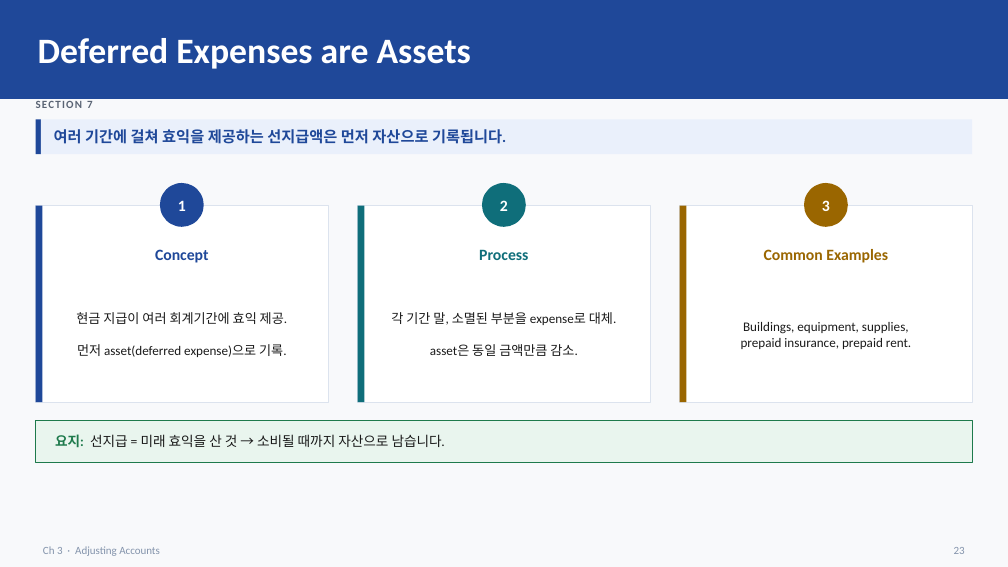
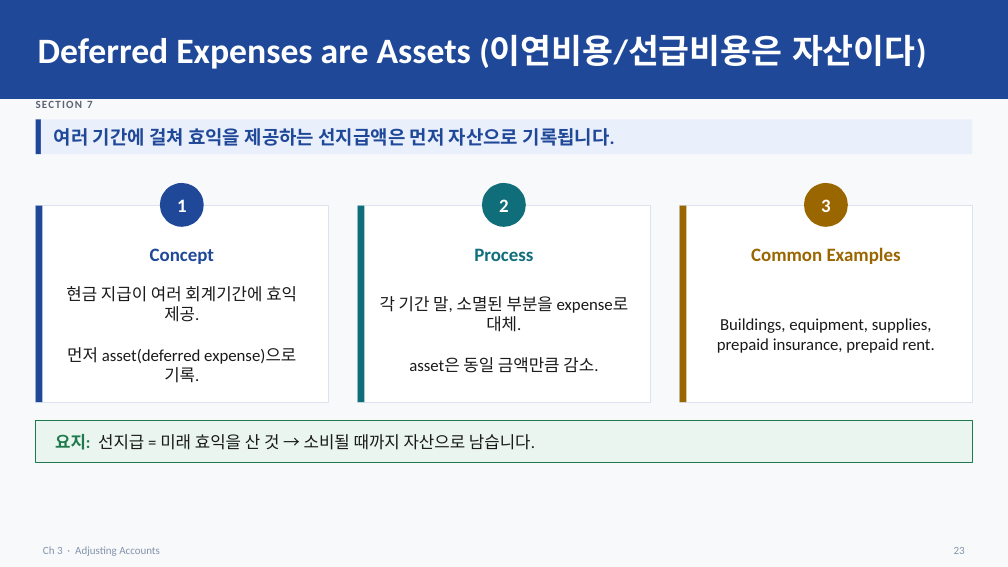
Before and after one commit to keejae/financial-accounting, a slide deck: slide 25 of files/week2/korean/Wk2_L5_slides.pptx (slide 26 before the commit). Drawn at 1008x567 pixels with LibreOffice and Linux fonts; fonts in the diff are those of the drawing. Boxes give left, top, right and bottom in pixels: in the first picture for what was removed or moved away, otherwise in the second. Text is boxed around its words. In the diff, an @@ line names an element or a change of style, - is before the commit and + after.

```diff
--- a/files/week2/korean/Wk2_L5_slides.pptx
+++ b/files/week2/korean/Wk2_L5_slides.pptx
@@ text at bbox=[38, 34, 926, 69]: text changed @@
-Deferred Expenses are Assets
+Deferred Expenses are Assets (이연비용/선급비용은 자산이다)
@@ text "여러 기간에 걸쳐 효익을 제공하는 ..." at bbox=[54, 128, 615, 146]: size 14.5 to 18 pt @@
@@ size 15 to 18 pt in 3 elements at bbox=[150, 248, 214, 264], bbox=[474, 248, 533, 261], bbox=[751, 247, 901, 264] @@
@@ size 12.5 to 16 pt in 3 elements at bbox=[66, 286, 297, 383], bbox=[380, 296, 629, 373], bbox=[717, 318, 934, 353] @@
@@ text "요지: 선지급 = 미래 효익을 ..." at bbox=[55, 434, 535, 450]: size 13 to 16 pt @@
```
Also in this commit, not shown: 30 other slides changed, 7 slides added, 9 slides removed, 11 other files.
